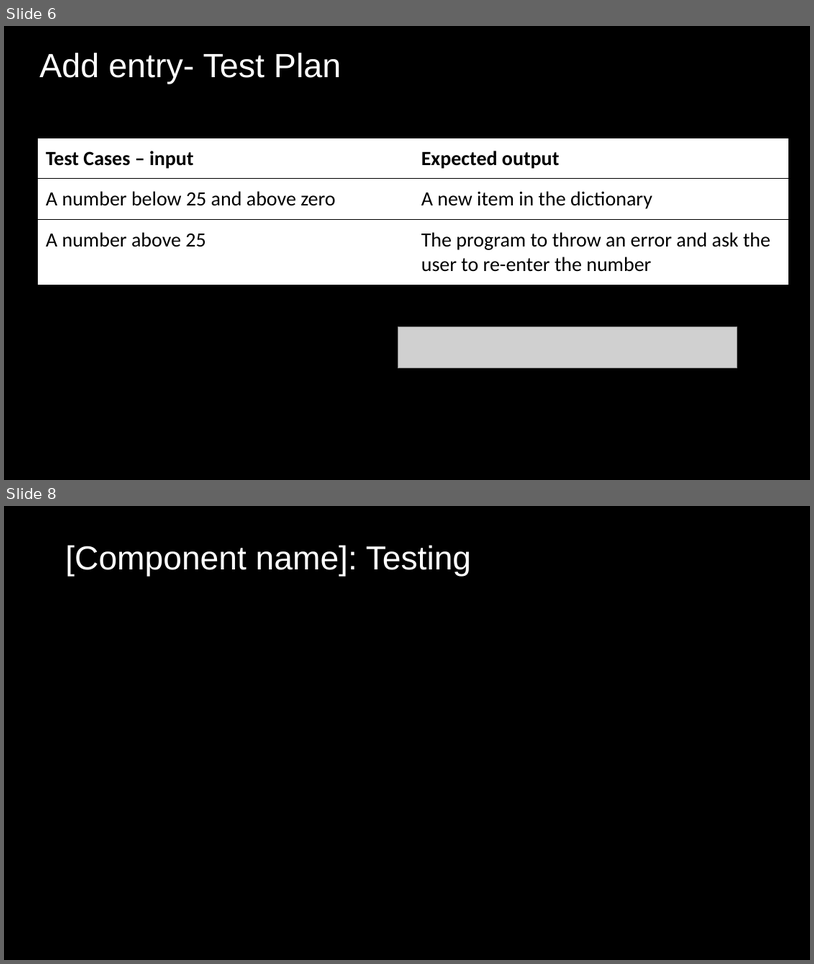
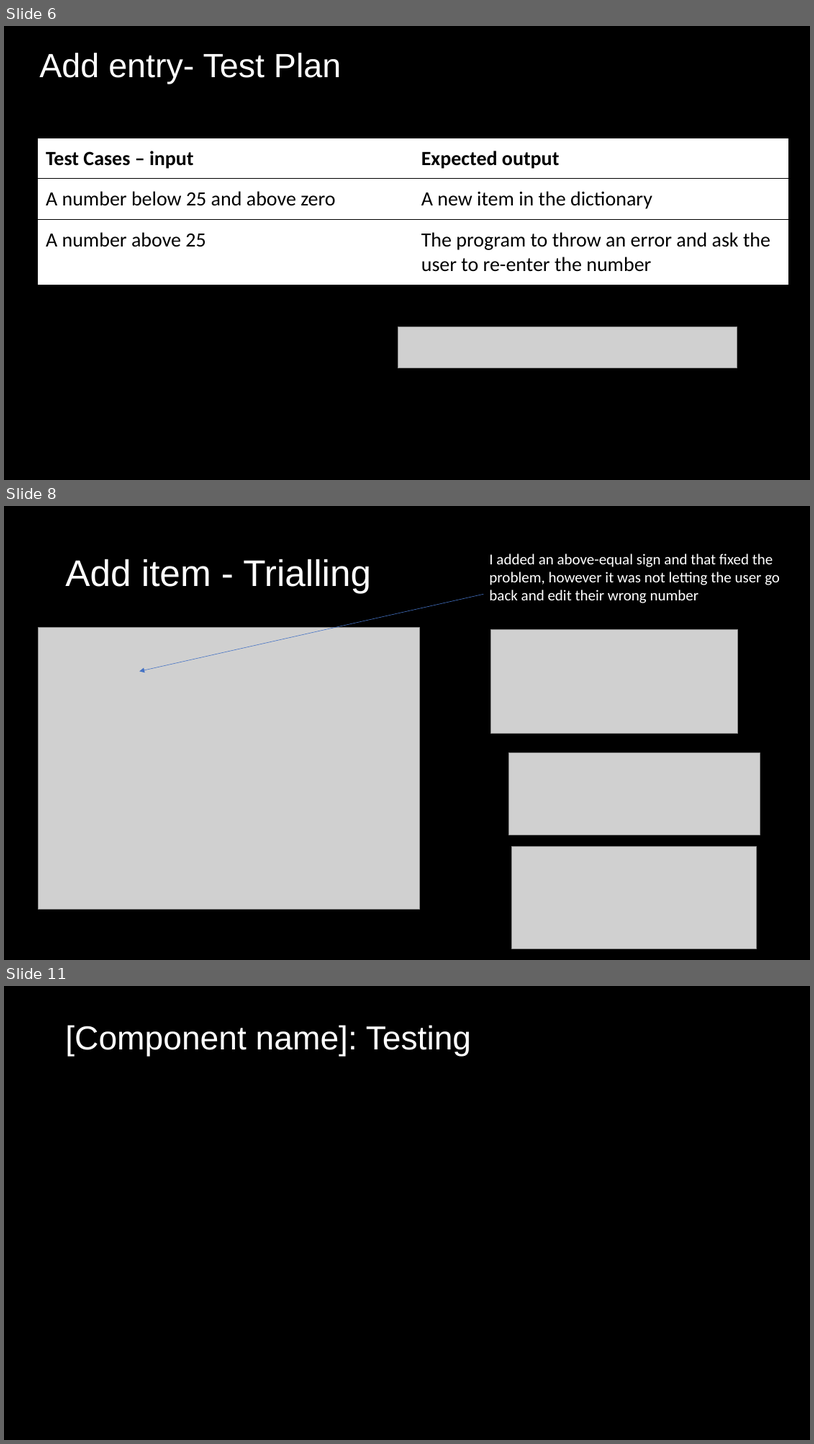
Before and after one commit to Joepapa101/2.7---2.8-Assessment, a slide deck: 2.7 and 2.8 Documentation Template.pptx. Shown one above the other, each under a label of ours: slides 6 and 8 before the commit, slides 6, 8 and 11 after it; the slides between them are not shown. The pictures are 814x964 and 814x1444 pixels, drawn with LibreOffice and Linux fonts; fonts in the diff are those of the drawing; grey boxes stand for pictures. Boxes give left, top, right and bottom in pixels: in the first picture for what was removed or moved away, otherwise in the second. Text is boxed around its words. In the diff, an @@ line names an element or a change of style, - is before the commit and + after.

```diff
--- a/2.7 and 2.8 Documentation Template.pptx
+++ b/2.7 and 2.8 Documentation Template.pptx
@@ slide 8 added at bbox=[4, 506, 810, 960], background #000000 @@
@@ title added at bbox=[65, 559, 371, 593], 44 pt, text #FFFFFF @@
+Add item - Trialling
@@ text added at bbox=[489, 554, 780, 603], 18 pt, text #FFFFFF @@
+I added an above-equal sign and that fixed the problem, however it was not letting the user go back and edit their wrong number
@@ arrow added from (484, 595) to (139, 671), #4472C4 0.5 pt @@
@@ picture added at bbox=[38, 628, 419, 909] @@
@@ picture added at bbox=[491, 629, 738, 734] @@
@@ picture added at bbox=[509, 753, 760, 835] @@
@@ picture added at bbox=[512, 847, 757, 949] @@
@@ what was slide 8 is now slide 11 @@
```
Also in this commit, not shown: 2 slides changed, 2 other slides added, 1 other file.
